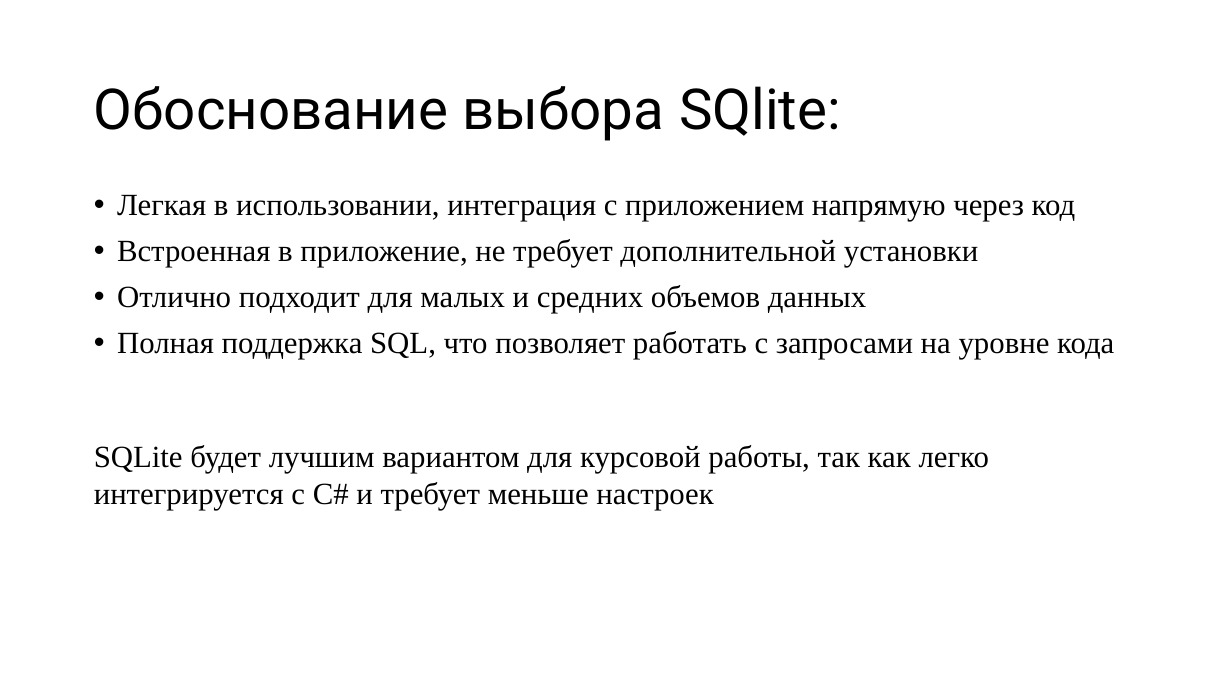
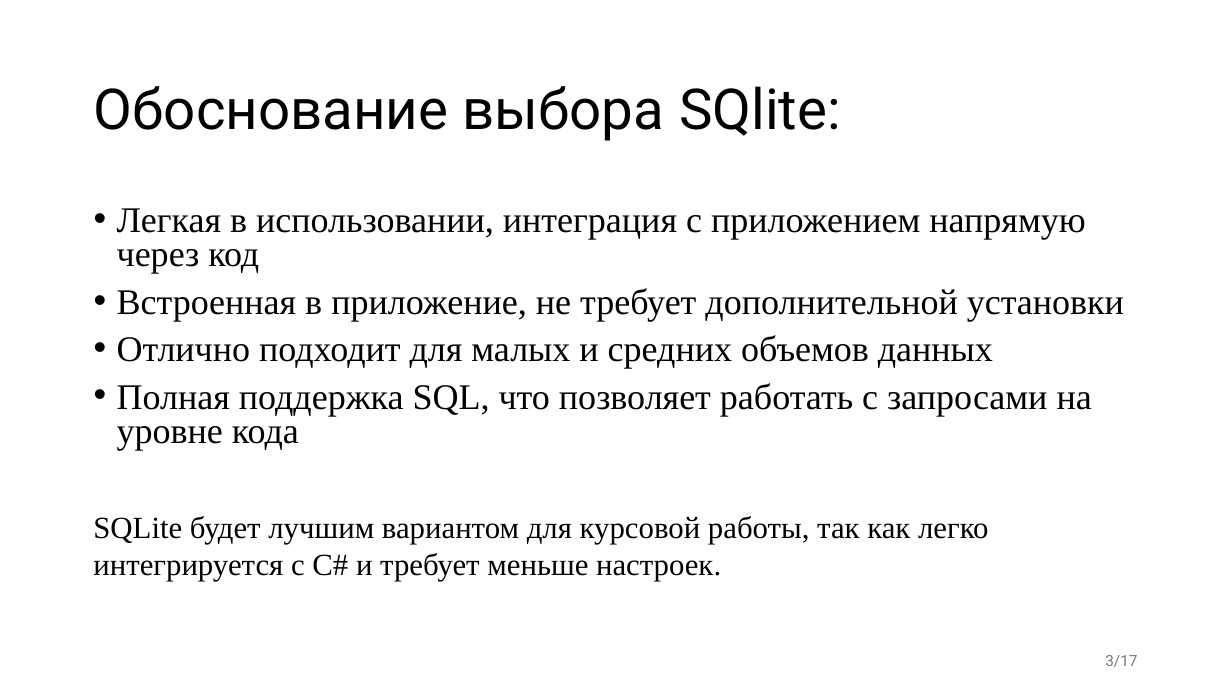
Before and after one commit to BirdManl/-zoo-, a slide deck: slide 3 of Пз+презентация/презентация .pptx. Drawn at 1232x693 pixels with LibreOffice and Linux fonts; fonts in the diff are those of the drawing. Boxes give left, top, right and bottom in pixels: in the first picture for what was removed or moved away, otherwise in the second. Text is boxed around its words. In the diff, an @@ line names an element or a change of style, - is before the commit and + after.

```diff
--- a/Пз+презентация/презентация .pptx
+++ b/Пз+презентация/презентация .pptx
@@ text "Легкая в использовании, интеграция с ...": place and size @@
-text "Легкая в использовании, интеграция с ..." at bbox=[117, 194, 1114, 360]
+text "Легкая в использовании, интеграция с ..." at bbox=[117, 208, 1124, 450]
@@ text "Легкая в использовании, интеграция с ..." at bbox=[117, 208, 1124, 450]: size 24 to 28.1 pt; line spacing 0.9 to 0.8 @@
@@ text at bbox=[93, 516, 988, 581]: text changed @@
-SQLite будет лучшим вариантом для курсовой работы, так как легко интегрируется с C# и требует меньше настроек
+SQLite будет лучшим вариантом для курсовой работы, так как легко интегрируется с C# и требует меньше настроек.
@@ page number added at bbox=[1105, 655, 1137, 667], 12 pt, text #797979 @@
+3/17
```
Also in this commit, not shown: 14 other slides changed, 2 other files.
